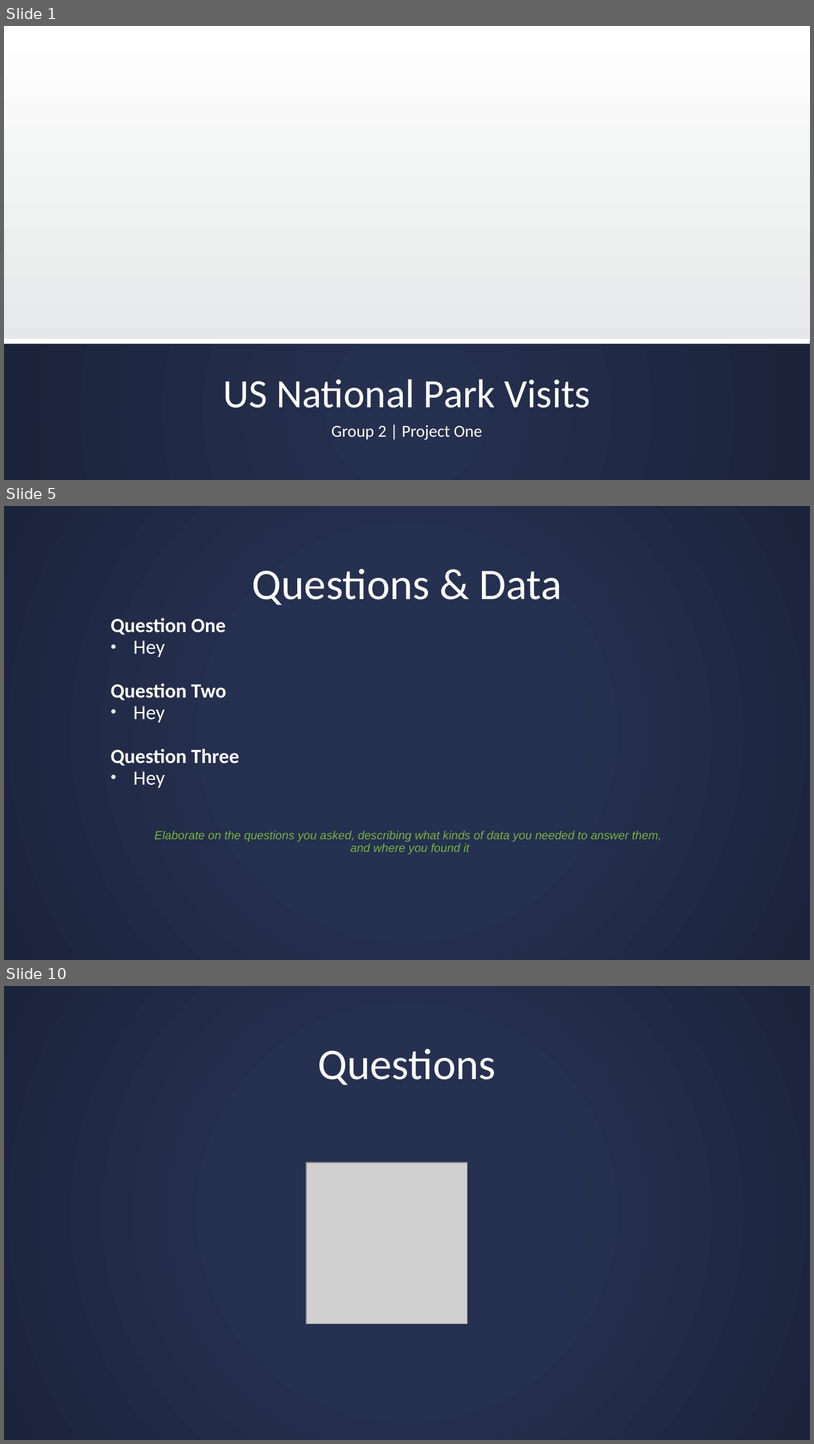
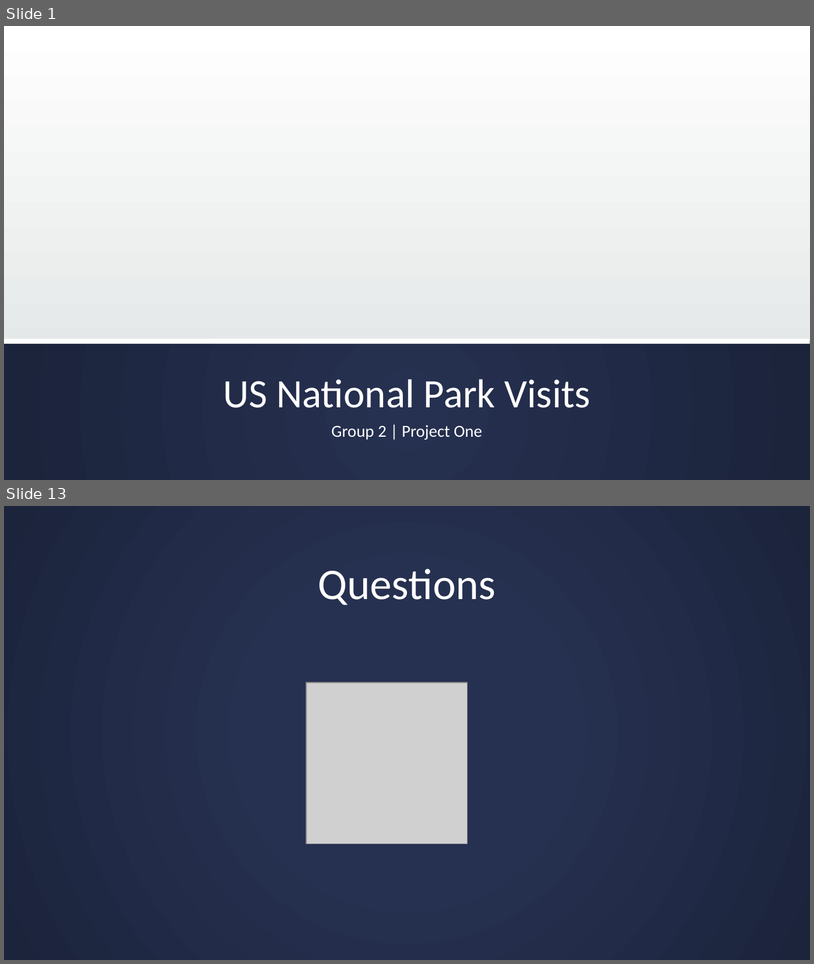
Before and after one commit to missymeyer/ProjectOne, a slide deck: Presentation_ProjectOne.pptx. Shown one above the other, each under a label of ours: slides 1, 5 and 10 before the commit, slides 1 and 13 after it; the slides between them are not shown. The pictures are 814x1444 and 814x964 pixels, drawn with LibreOffice and Linux fonts; fonts in the diff are those of the drawing; grey boxes stand for pictures; background and template pictures are left out. Boxes give left, top, right and bottom in pixels: in the first picture for what was removed or moved away, otherwise in the second. Text is boxed around its words. In the diff, an @@ line names an element or a change of style, - is before the commit and + after.

```diff
--- a/Presentation_ProjectOne.pptx
+++ b/Presentation_ProjectOne.pptx
@@ slide 5 removed at box(4, 506, 810, 960), background gradient #263050 to #1D243C @@
@@ title removed at box(252, 568, 562, 605) @@
-Questions & Data
@@ text removed at box(111, 618, 239, 788) @@
-Question One
-• Hey
-Question Two
-• Hey
-Question Three
-• Hey
@@ text removed at box(155, 831, 662, 854) @@
-Elaborate on the questions you asked, describing what kinds of data you needed to answer them, and where you found it
@@ what was slide 10 is now slide 13 @@
```
Also in this commit, not shown: 4 slides changed, 7 slides added, 3 other slides removed, 48 other files.
